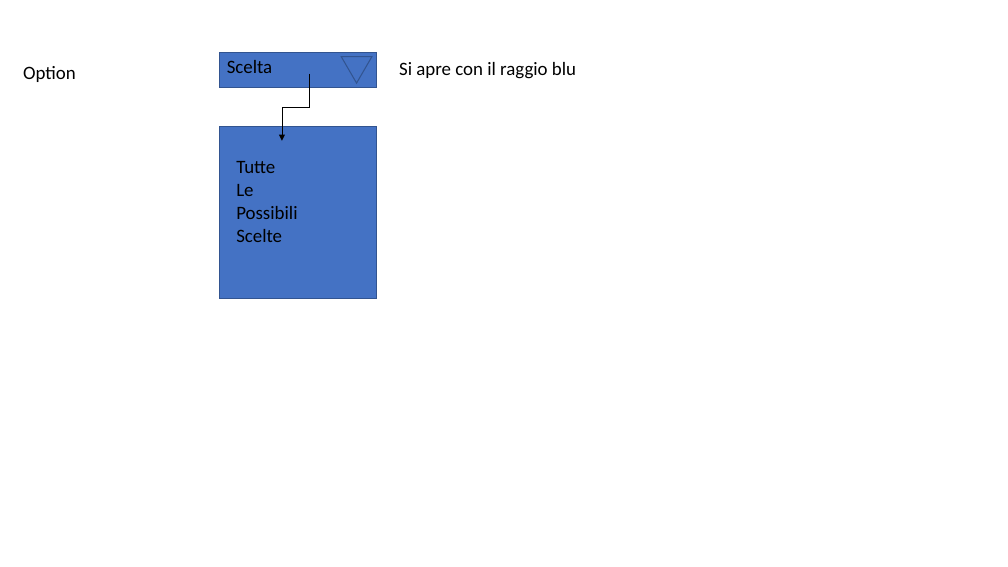
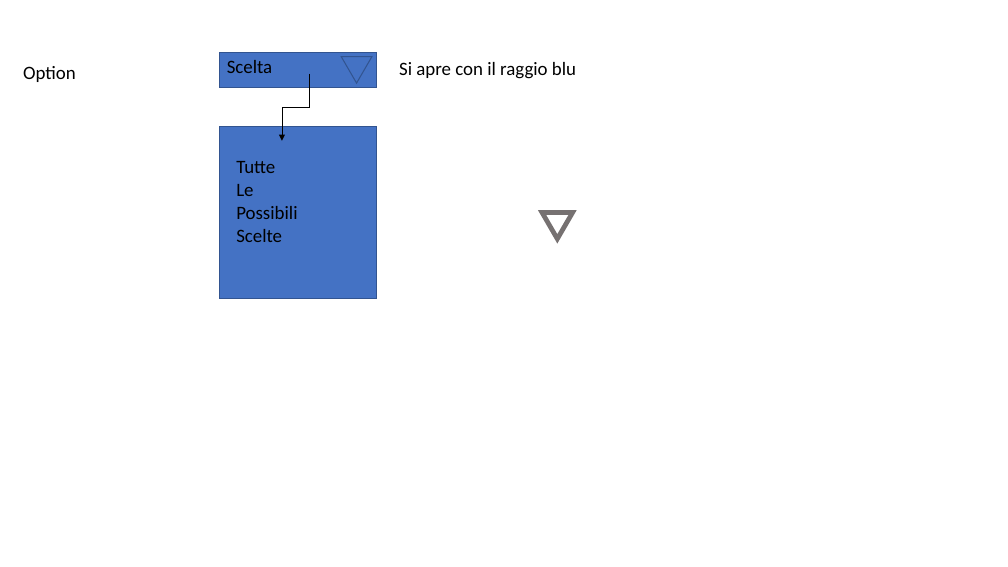
Before and after one commit to mbosc/scartch, a slide deck: slide 3 of interfacce.pptx. Drawn at 1008x567 pixels with LibreOffice and Linux fonts; fonts in the diff are those of the drawing. Boxes give left, top, right and bottom in pixels: in the first picture for what was removed or moved away, otherwise in the second. Text is boxed around its words. In the diff, an @@ line names an element or a change of style, - is before the commit and + after.

```diff
--- a/interfacce.pptx
+++ b/interfacce.pptx
@@ triangle added at [542, 212, 572, 239], outline #767171 4.5 pt @@
```
Also in this commit, not shown: 41 other files.
